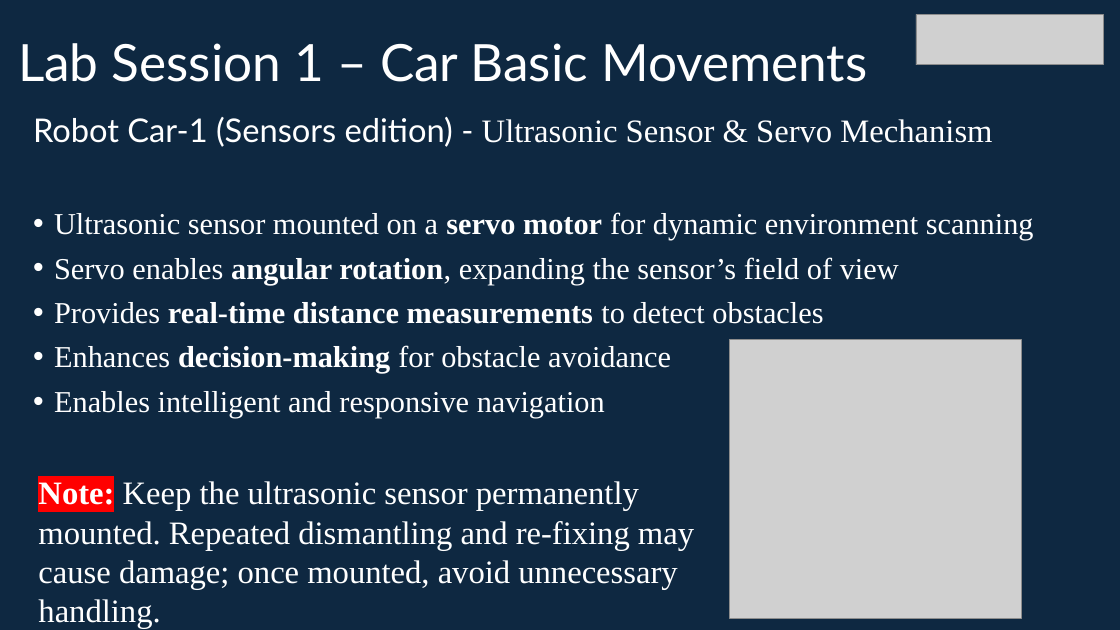
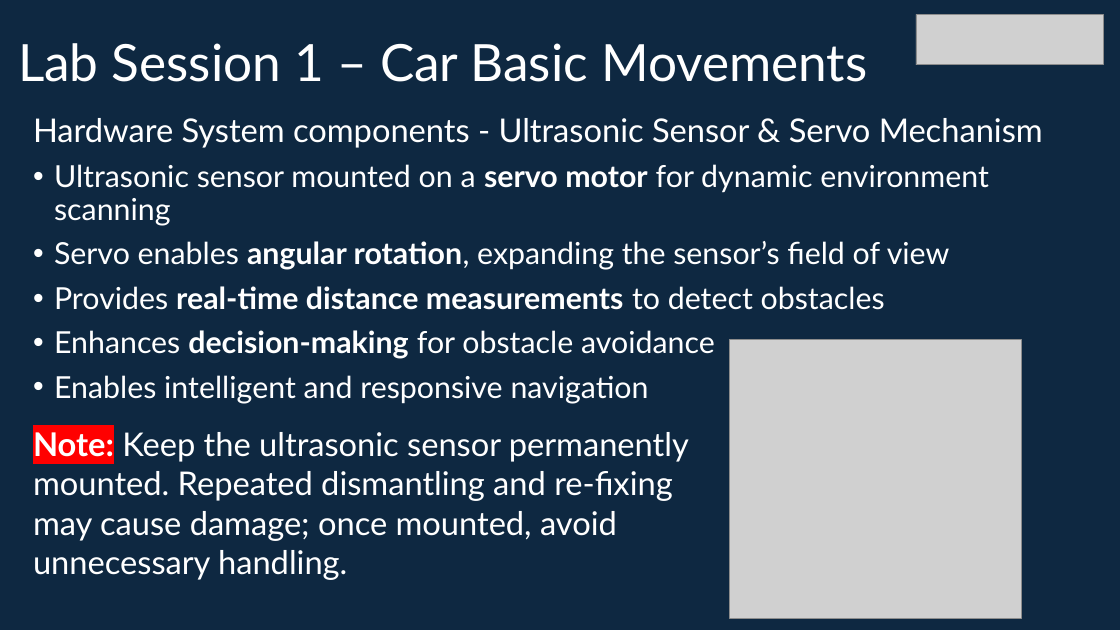
Before and after one commit to info-zas/zas-robotics-car-1-sensors, a slide deck: slide 7 of 01_FoundationProjects/01_Car_Basic_movements/01_Car_Basic_movements.pptx. Drawn at 1120x630 pixels with LibreOffice and Linux fonts; fonts in the diff are those of the drawing; grey boxes stand for pictures. Boxes give left, top, right and bottom in pixels: in the first picture for what was removed or moved away, otherwise in the second. Text is boxed around its words. In the diff, an @@ line names an element or a change of style, - is before the commit and + after.

```diff
--- a/01_FoundationProjects/01_Car_Basic_movements/01_Car_Basic_movements.pptx
+++ b/01_FoundationProjects/01_Car_Basic_movements/01_Car_Basic_movements.pptx
@@ text at bbox=[33, 118, 1043, 148]: text changed; font Times New Roman to Lato @@
-Robot Car-1 (Sensors edition) - Ultrasonic Sensor & Servo Mechanism
+Hardware System components - Ultrasonic Sensor & Servo Mechanism
@@ text at bbox=[54, 164, 989, 403]: font Times New Roman to Lato in "Ultrasonic sensor mounted on a servo motor ...", "Servo enables angular rotation, expanding the sensor’s ...", "Provides real-time distance measurements to detect obstacles", "Enhances decision-making for obstacle avoidance" and 1 more places @@
@@ text "Note: Keep the ultrasonic sensor ...": place and size @@
-text "Note: Keep the ultrasonic sensor ..." at bbox=[38, 481, 694, 629]
+text "Note: Keep the ultrasonic sensor ..." at bbox=[33, 432, 689, 580]
@@ text "Note: Keep the ultrasonic sensor ..." at bbox=[33, 432, 689, 580]: font Times New Roman to Lato @@
```
Also in this commit, not shown: 14 other slides changed, 1 slide added, 2 slides removed.
